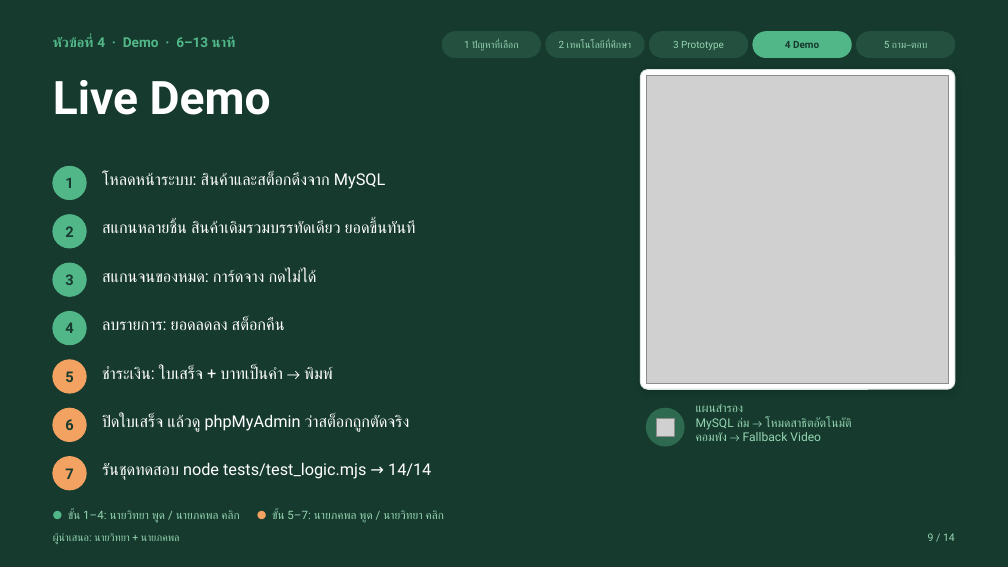
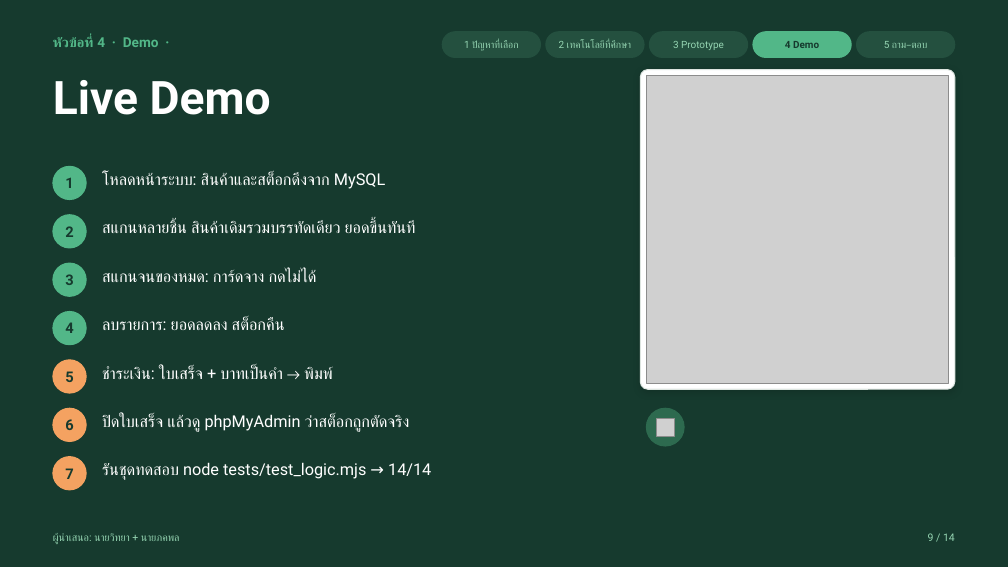
Before and after one commit to wittayaaasei-eng/thawirot-pos, a slide deck: slide 9 of ใบงานที่8_สไลด์นำเสนอ.pptx. Drawn at 1008x567 pixels with LibreOffice and Linux fonts; fonts in the diff are those of the drawing; grey boxes stand for pictures. Boxes give left, top, right and bottom in pixels: in the first picture for what was removed or moved away, otherwise in the second. Text is boxed around its words. In the diff, an @@ line names an element or a change of style, - is before the commit and + after.

```diff
--- a/ใบงานที่8_สไลด์นำเสนอ.pptx
+++ b/ใบงานที่8_สไลด์นำเสนอ.pptx
@@ text at <box>53,36,159,47</box>: text changed @@
-หัวข้อที่ 4 · Demo · 6–13 นาที
+หัวข้อที่ 4 · Demo ·
@@ text removed at <box>696,404,852,441</box> @@
-แผนสำรอง
-MySQL ล่ม → โหมดสาธิตอัตโนมัติ
-คอมพัง → Fallback Video
@@ text removed at <box>68,510,444,523</box> @@
-● ขั้น 1–4: นายวิทยา พูด / นายภคพล คลิก ● ขั้น 5–7: นายภคพล พูด / นายวิทยา คลิก
```
Also in this commit, not shown: 4 other slides changed, 1 slide removed.
